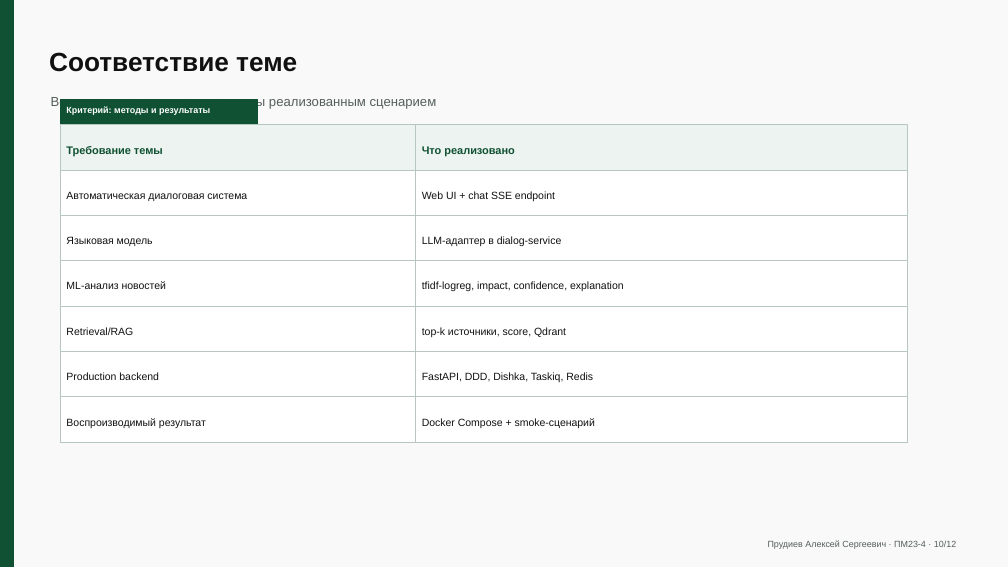
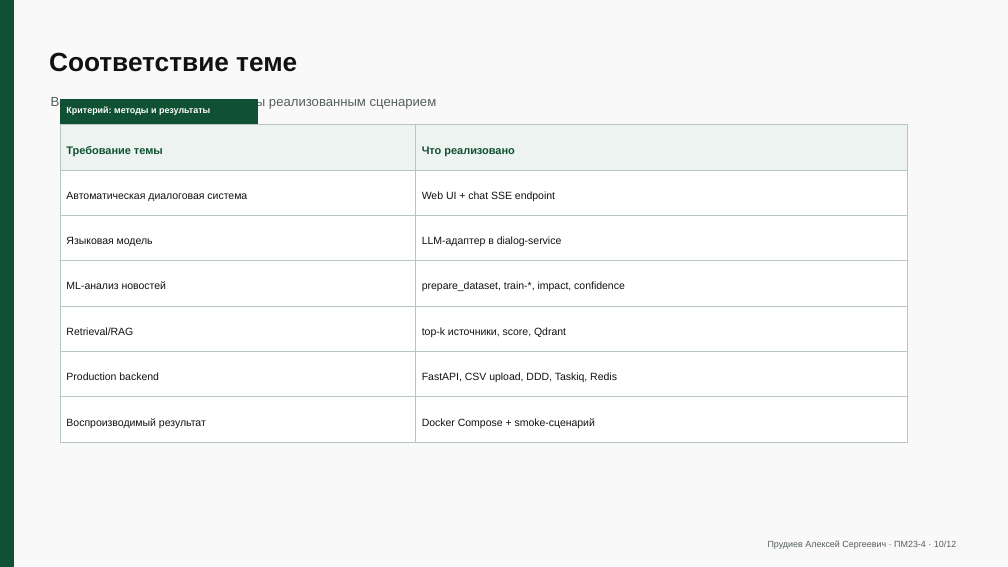
Before and after one commit to alexeydev22/news-analysis, a slide deck: slide 10 of docs/final/coursework-defense-presentation.pptx. Drawn at 1008x567 pixels with LibreOffice and Linux fonts; fonts in the diff are those of the drawing. Boxes give left, top, right and bottom in pixels: in the first picture for what was removed or moved away, otherwise in the second. Text is boxed around its words. In the diff, an @@ line names an element or a change of style, - is before the commit and + after.

```diff
--- a/docs/final/coursework-defense-presentation.pptx
+++ b/docs/final/coursework-defense-presentation.pptx
@@ text at (x1=422, y1=281, x2=625, y2=291): text changed @@
-tfidf-logreg, impact, confidence, explanation
+prepare_dataset, train-*, impact, confidence
@@ text at (x1=422, y1=372, x2=617, y2=382): text changed @@
-FastAPI, DDD, Dishka, Taskiq, Redis
+FastAPI, CSV upload, DDD, Taskiq, Redis
```
Also in this commit, not shown: 6 other slides changed, 23 other files.
